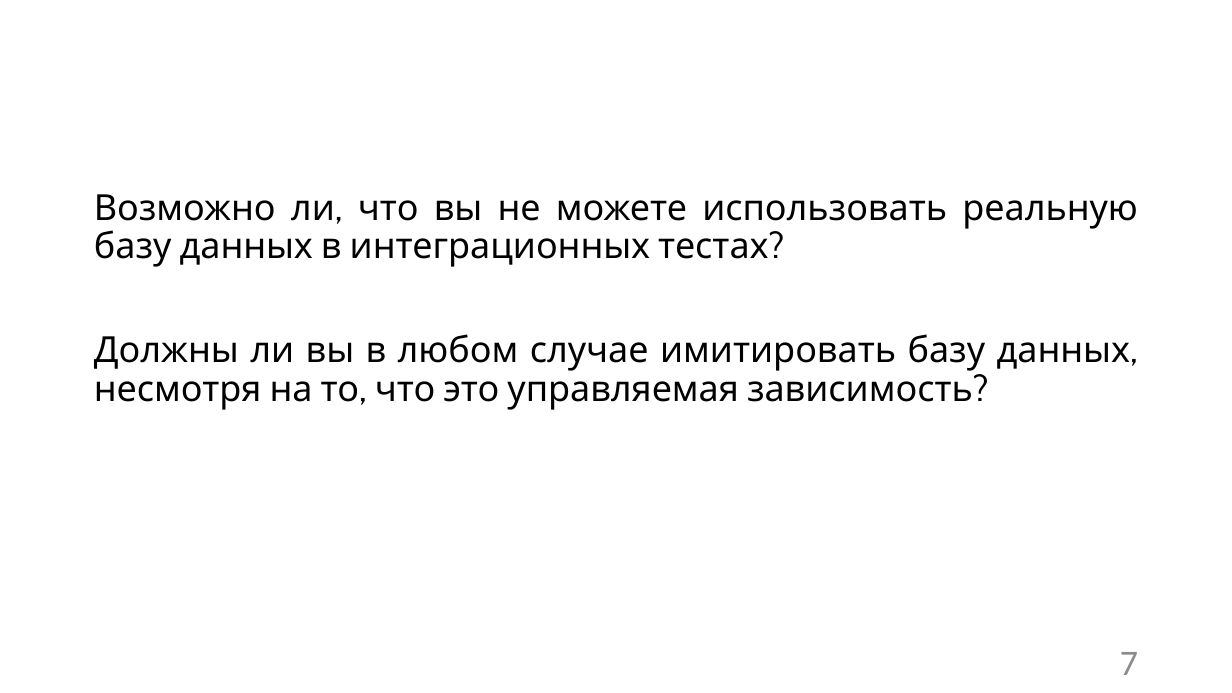
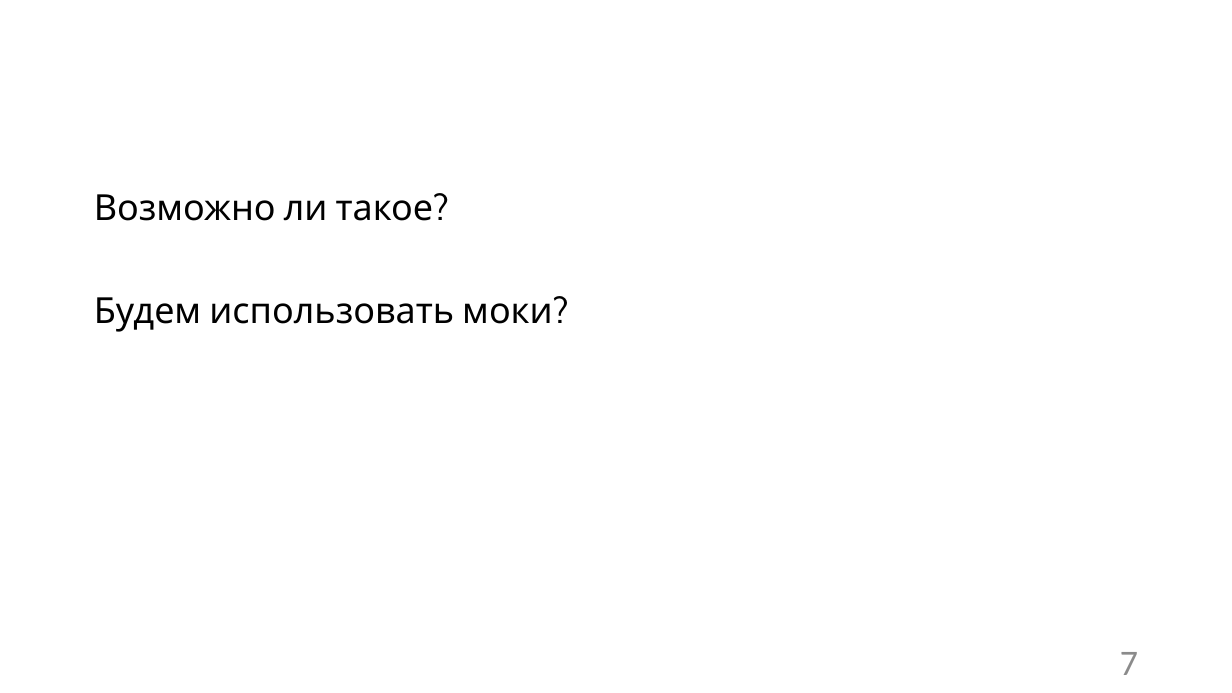
Before and after one commit to Sa1Gur/DbTest.Containers, a slide deck: slide 7 of DbaseTesting.pptx. Drawn at 1232x693 pixels with LibreOffice and Linux fonts; fonts in the diff are those of the drawing; background and template pictures are left out. Boxes give left, top, right and bottom in pixels: in the first picture for what was removed or moved away, otherwise in the second. Text is boxed around its words. In the diff, an @@ line names an element or a change of style, - is before the commit and + after.

```diff
--- a/DbaseTesting.pptx
+++ b/DbaseTesting.pptx
@@ text at bbox=[94, 194, 553, 332]: text changed @@
-Возможно ли, что вы не можете использовать реальную базу данных в интеграционных тестах?
-Должны ли вы в любом случае имитировать базу данных, несмотря на то, что это управляемая зависимость?
+Возможно ли такое?
+Будем использовать моки?
```
Also in this commit, not shown: 13 other slides changed, 2 slides removed.
